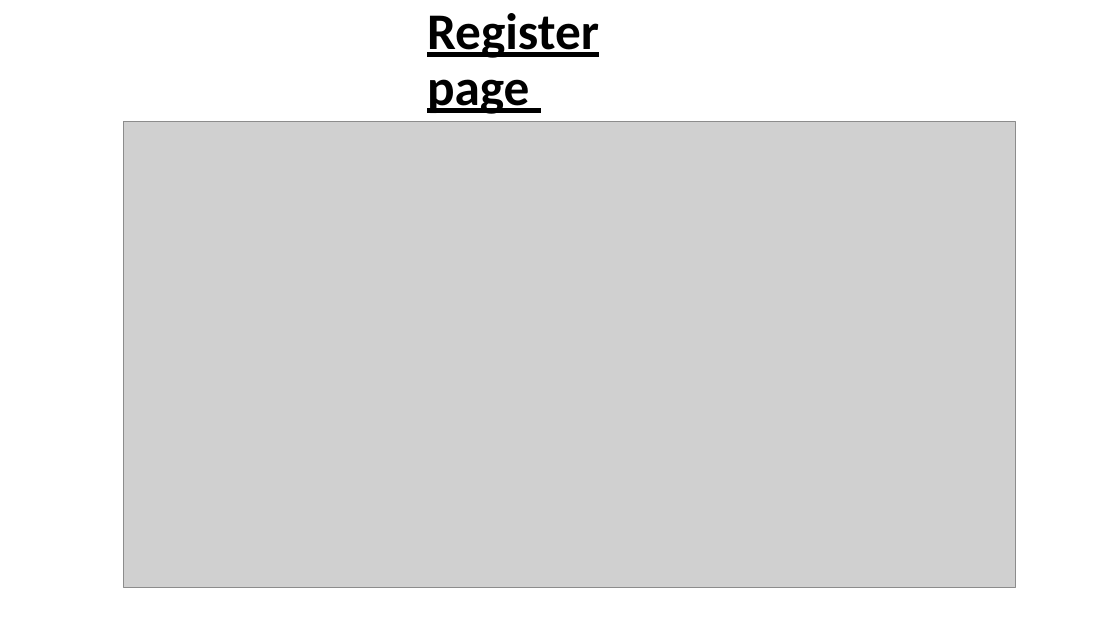
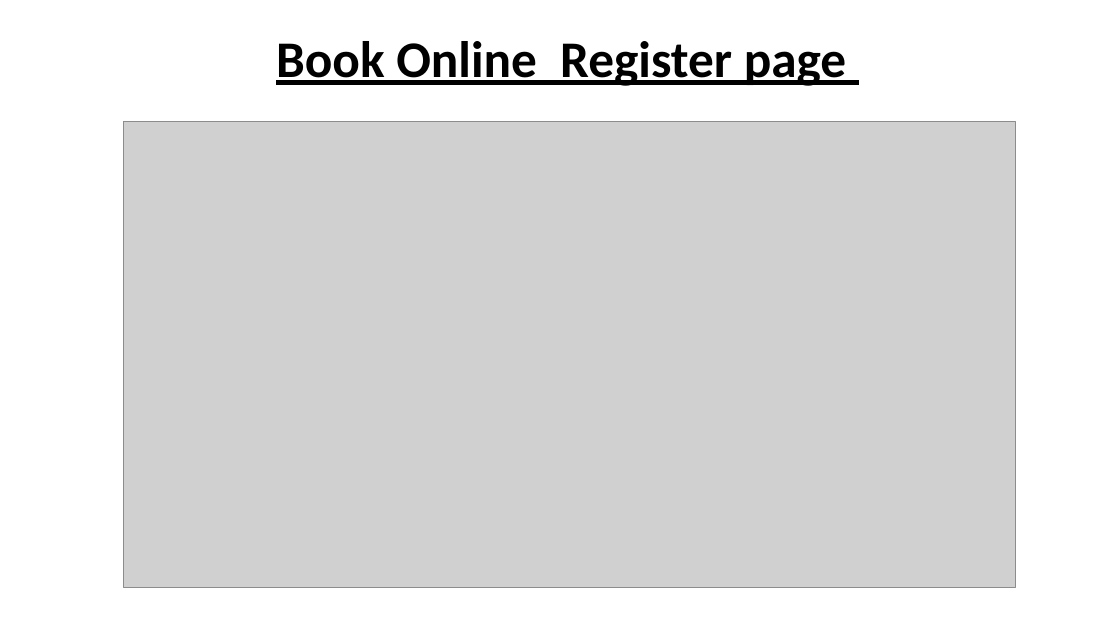
Before and after one commit to 22020771-Teo-KaiXin/22020771-TeoKaixin-C369-3D-E63C-A-GA, a slide deck: slide 5 of G369 GA.pptx. Drawn at 1120x630 pixels with LibreOffice and Linux fonts; fonts in the diff are those of the drawing; grey boxes stand for pictures. Boxes give left, top, right and bottom in pixels: in the first picture for what was removed or moved away, otherwise in the second. Text is boxed around its words. In the diff, an @@ line names an element or a change of style, - is before the commit and + after.

```diff
--- a/G369 GA.pptx
+++ b/G369 GA.pptx
@@ title at (276, 41, 846, 86): text changed @@
-Register page
+Book Online Register page
```
Also in this commit, not shown: 4 other slides changed, 1 slide added, 1 slide removed, 3 other files.
